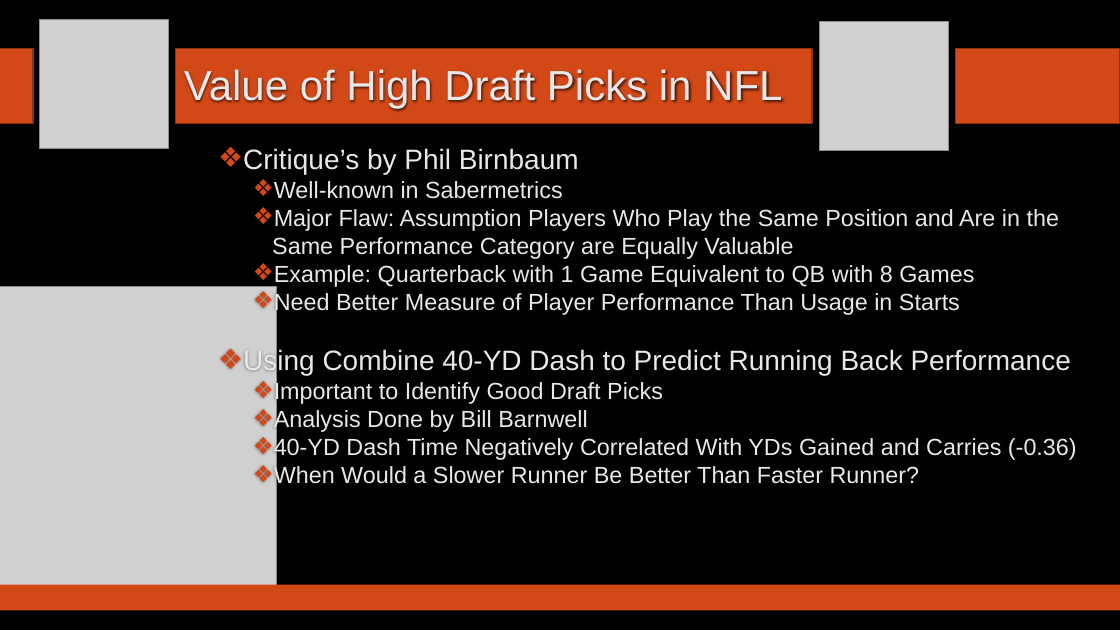
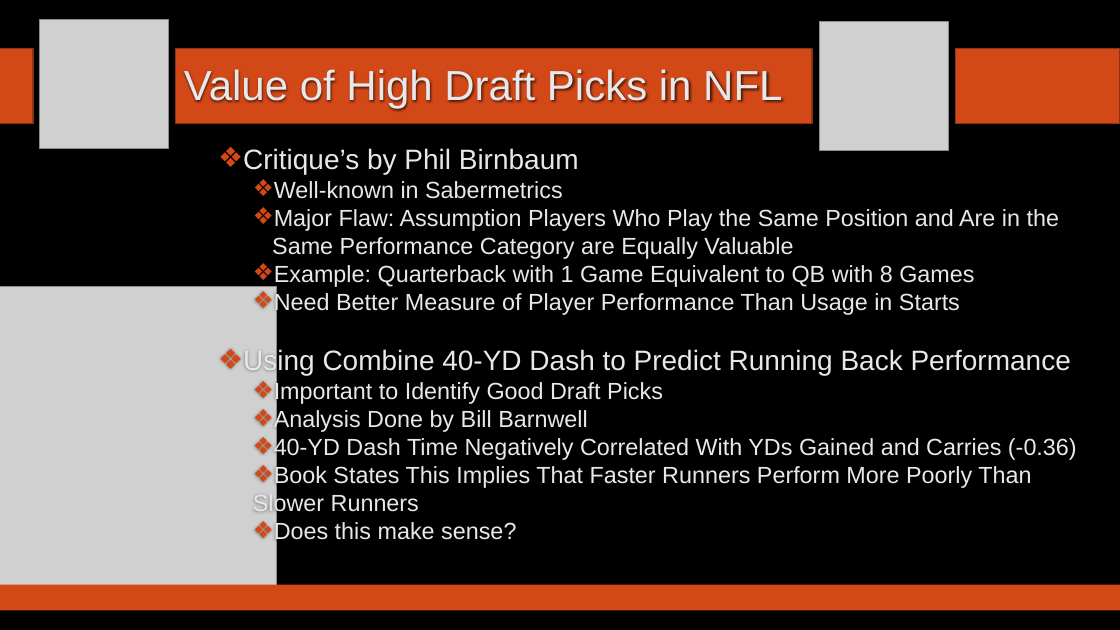
Before and after one commit to SuperMarioGiacomazzo/STOR538_WEBSITE, a slide deck: slide 12 of Slides/Football 7/Footballl_7_Lecture.pptx. Drawn at 1120x630 pixels with LibreOffice and Linux fonts; fonts in the diff are those of the drawing; grey boxes stand for pictures; background and template pictures are left out. Boxes give left, top, right and bottom in pixels: in the first picture for what was removed or moved away, otherwise in the second. Text is boxed around its words. In the diff, an @@ line names an element or a change of style, - is before the commit and + after.

```diff
--- a/Slides/Football 7/Footballl_7_Lecture.pptx
+++ b/Slides/Football 7/Footballl_7_Lecture.pptx
@@ text at <box>253,465,1031,545</box>: text changed @@
-  ❖ When Would a Slower Runner Be Better Than Faster Runner?
+  ❖ Book States This Implies That Faster Runners Perform More Poorly Than Slower Runners
+  ❖ Does this make sense?
```
Also in this commit, not shown: 6 other files.
